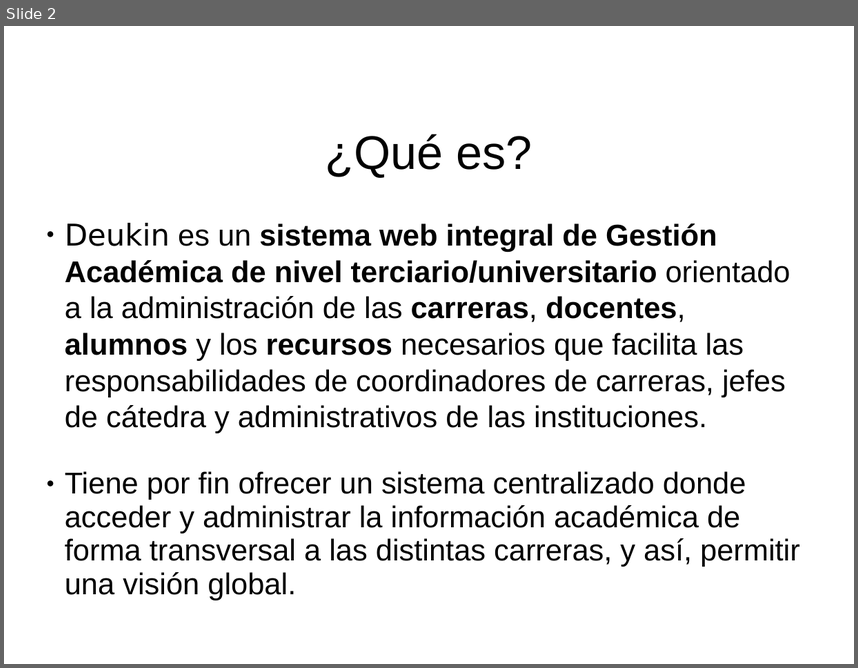
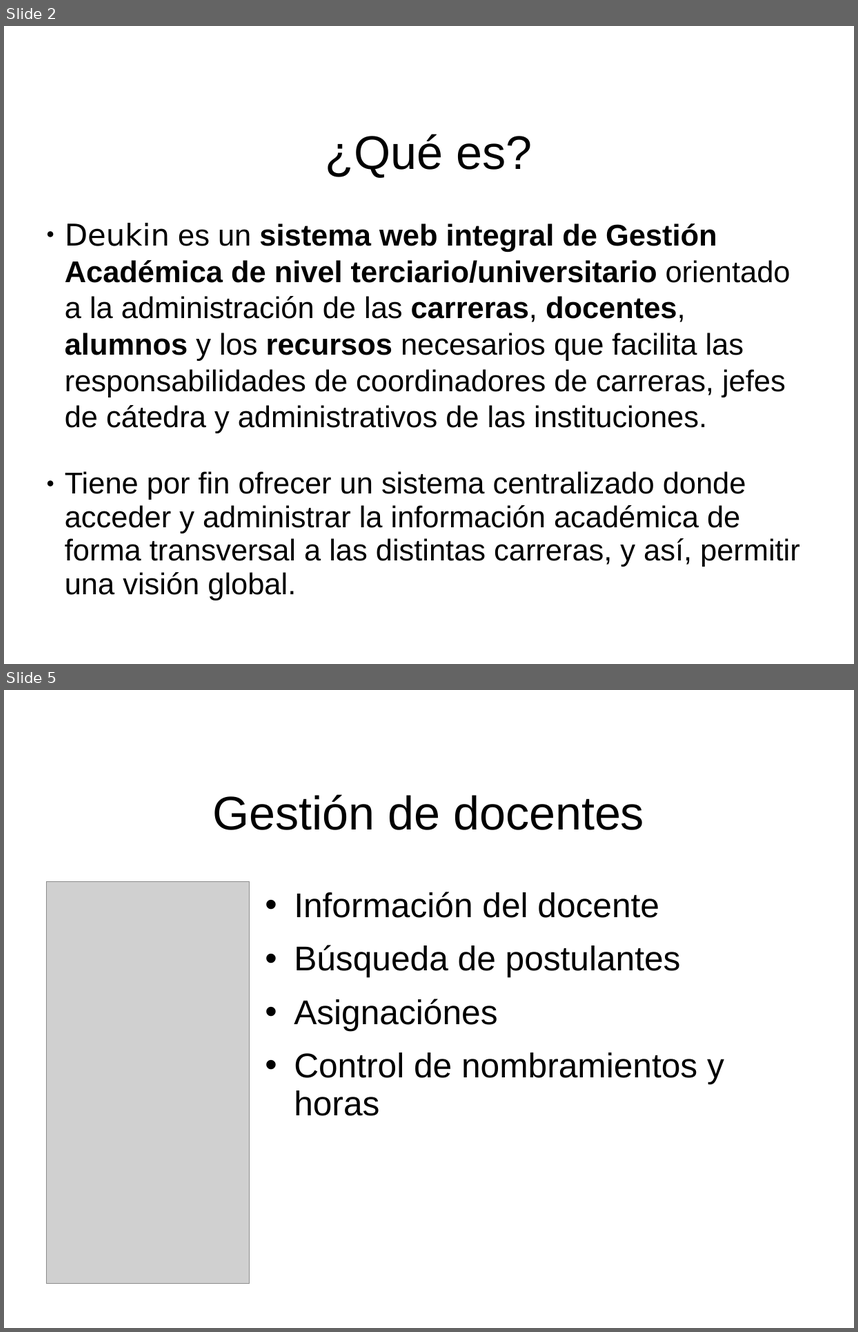
Before and after one commit to afichera/deukin, a slide deck: presentación.ppt. Shown one above the other, each under a label of ours: slide 2 before the commit, slides 2 and 5 after it; the slides between them are not shown. The pictures are 858x668 and 858x1332 pixels, drawn with LibreOffice and Linux fonts; fonts in the diff are those of the drawing; grey boxes stand for pictures; background and template pictures are left out. Boxes give left, top, right and bottom in pixels: in the first picture for what was removed or moved away, otherwise in the second. Text is boxed around its words. In the diff, an @@ line names an element or a change of style, - is before the commit and + after.

```diff
--- a/presentación.ppt
+++ b/presentación.ppt
@@ slide 5 added at box(4, 690, 854, 1328), background #FFFFFF @@
@@ title added at box(212, 794, 644, 830), 44 pt, text #000000 @@
+Gestión de docentes
@@ picture added at box(46, 881, 250, 1283) @@
@@ text added at box(294, 891, 724, 1116), 32 pt, text #000000 @@
+• Información del docente
+• Búsqueda de postulantes
+• Asignaciónes
+• Control de nombramientos y horas
```
Also in this commit, not shown: 6 slides changed, 1 other slide added, 3 slides removed.
